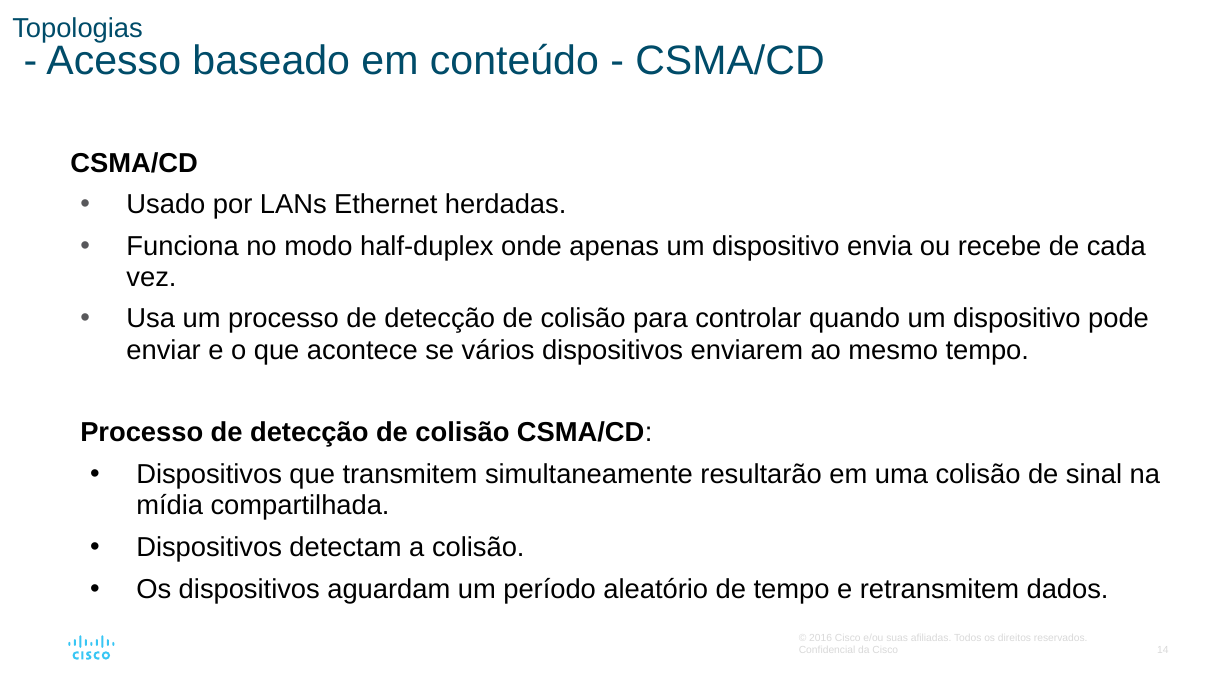
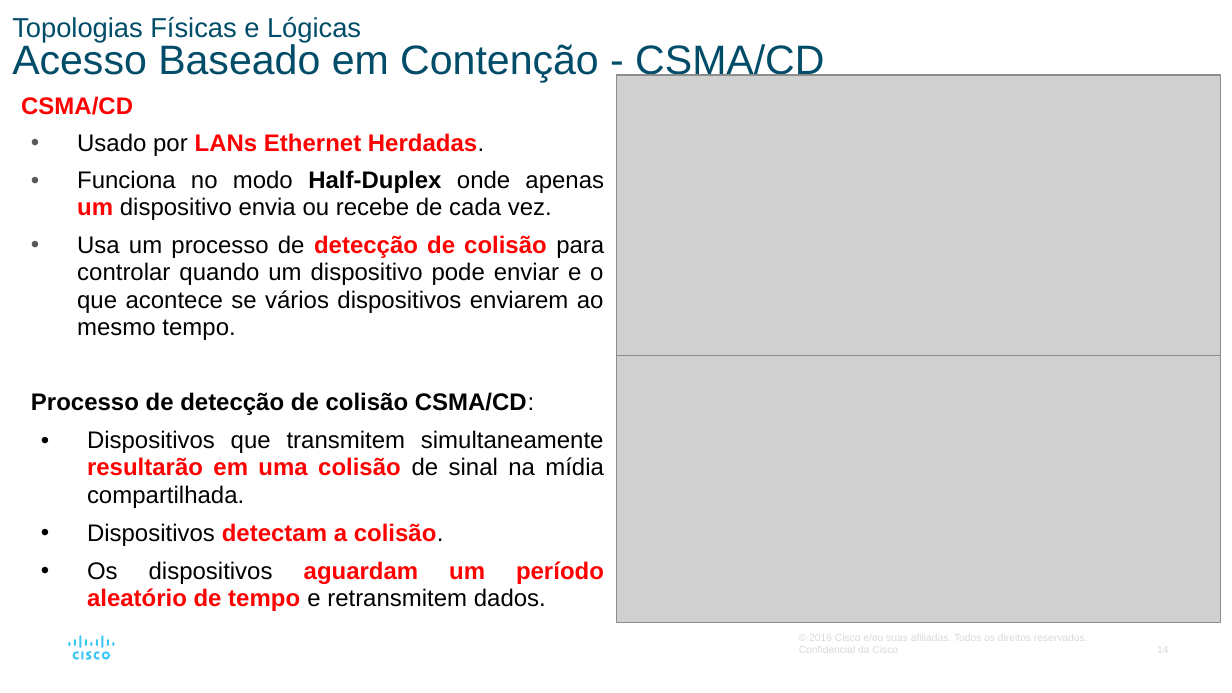
Before and after one commit to vaamonde/netacad, a slide deck: slide 14 of 02-CCNA-200-301-v7/01-CCNA-IntroducaoAsRedes-v7.02/01-Modulo01-PPTS/Modulo06-CamadaDeEnlace.pptx. Drawn at 1232x693 pixels with LibreOffice and Linux fonts; fonts in the diff are those of the drawing; grey boxes stand for pictures. Boxes give left, top, right and bottom in pixels: in the first picture for what was removed or moved away, otherwise in the second. Text is boxed around its words. In the diff, an @@ line names an element or a change of style, - is before the commit and + after.

```diff
--- a/02-CCNA-200-301-v7/01-CCNA-IntroducaoAsRedes-v7.02/01-Modulo01-PPTS/Modulo06-CamadaDeEnlace.pptx
+++ b/02-CCNA-200-301-v7/01-CCNA-IntroducaoAsRedes-v7.02/01-Modulo01-PPTS/Modulo06-CamadaDeEnlace.pptx
@@ text at bbox=[12, 17, 824, 82]: text changed @@
-Topologias
-- Acesso baseado em conteúdo - CSMA/CD
+Topologias Físicas e Lógicas
+Acesso Baseado em Contenção - CSMA/CD
@@ text "CSMA/CD": place and size @@
-text "CSMA/CD" at bbox=[70, 152, 1160, 604]
+text "CSMA/CD" at bbox=[21, 96, 604, 611]
@@ picture added at bbox=[617, 75, 1221, 355] @@
@@ text at bbox=[21, 96, 604, 611]: size 16 to 14 pt in "CSMA/CD", "Usa um processo de detecção de colisão ...", "Processo de detecção de colisão CSMA/CD:", "Dispositivos que transmitem simultaneamente resultarão em um ..." and 2 more places; text colour #000000 to #FF0000 in "CSMA/CD", "detecção de colisão", "resultarão em uma colisão", "detectam a colisão." and 1 more places; bold on in "detecção de colisão", "resultarão em uma colisão", "detectam a colisão.", "aguardam um período aleatório de tempo"; alignment left to justified @@
@@ text at bbox=[77, 133, 604, 220]: text changed; size 16 to 14 pt @@
-  • Usado por LANs Ethernet herdadas.
-  • Funciona no modo half-duplex onde apenas um dispositivo envia ou recebe de cada vez.
+  • Usado por LANs Ethernet Herdadas.
+  • Funciona no modo Half-Duplex onde apenas um dispositivo envia ou recebe de cada vez.
@@ picture added at bbox=[617, 355, 1221, 622] @@
```
Also in this commit, not shown: 17 other slides changed, 3 other files.
